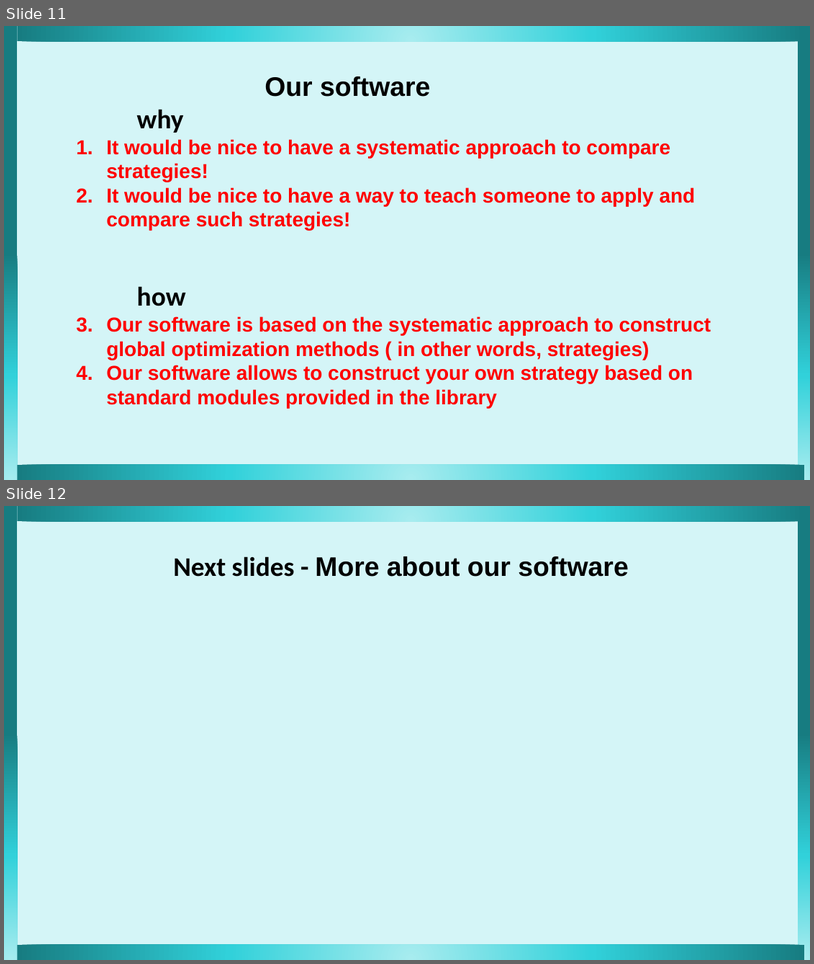
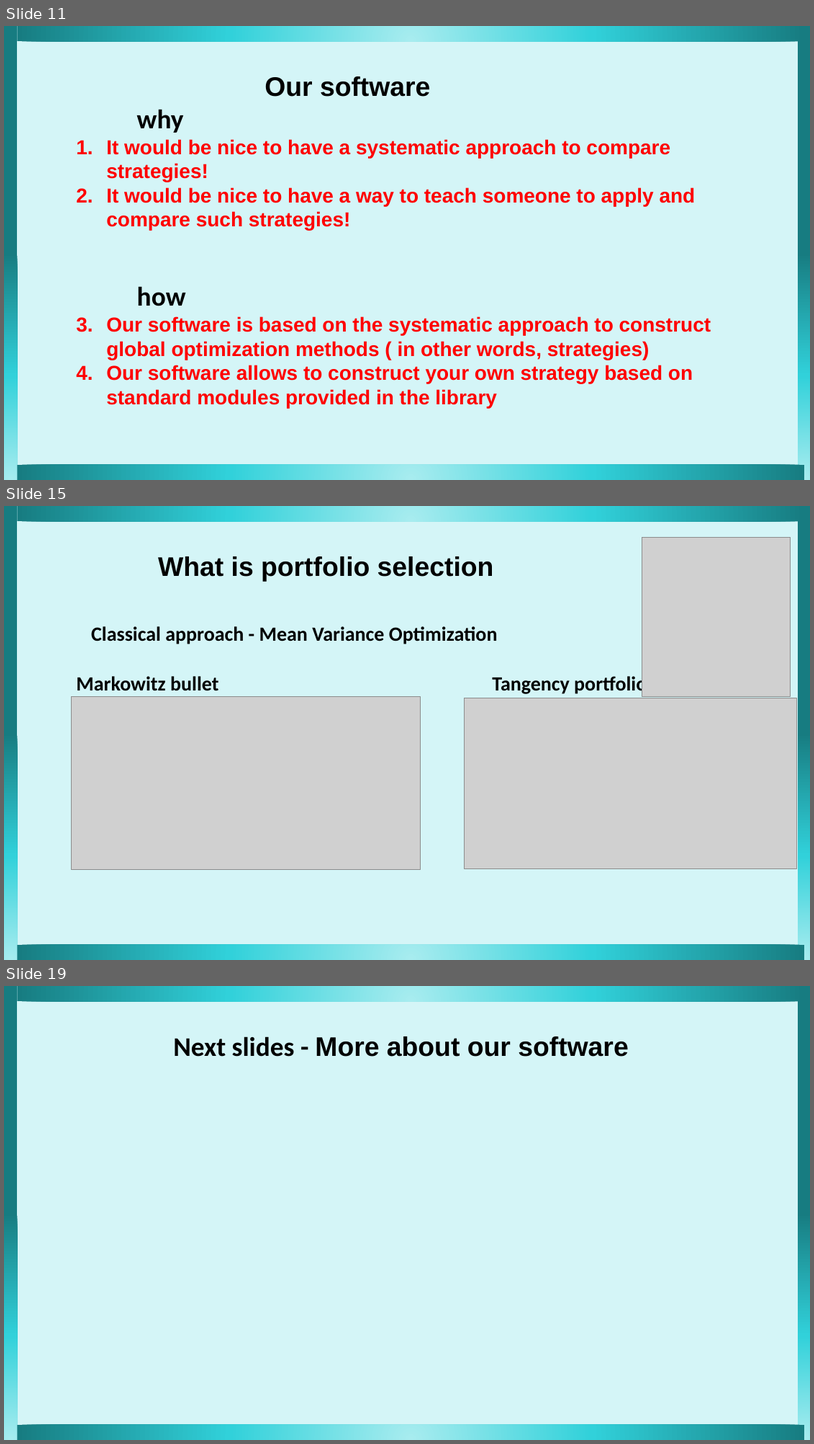
Before and after one commit to nadiakap/MinPy_edu, a slide deck: 2022-Scipy_presentation.pptx. Shown one above the other, each under a label of ours: slides 11 and 12 before the commit, slides 11, 15 and 19 after it; the slides between them are not shown. The pictures are 814x964 and 814x1444 pixels, drawn with LibreOffice and Linux fonts; fonts in the diff are those of the drawing; grey boxes stand for pictures. Boxes give left, top, right and bottom in pixels: in the first picture for what was removed or moved away, otherwise in the second. Text is boxed around its words. In the diff, an @@ line names an element or a change of style, - is before the commit and + after.

```diff
--- a/2022-Scipy_presentation.pptx
+++ b/2022-Scipy_presentation.pptx
@@ slide 15 added at bbox=[4, 506, 810, 960], background #D4F5F7 @@
@@ pentagon arrow added at bbox=[4, 506, 17, 960], fill gradient #A8ECEF to #31D1DA to #177C81 @@
@@ pentagon arrow added at bbox=[17, 506, 805, 521], fill gradient #A8ECEF to #31D1DA to #177C81 @@
@@ pentagon arrow added at bbox=[798, 506, 810, 960], fill gradient #A8ECEF to #31D1DA to #177C81 @@
@@ picture added at bbox=[642, 537, 790, 697] @@
@@ text added at bbox=[76, 556, 647, 695], 24 pt, text #000000, bold @@
+What is portfolio selection
+Classical approach - Mean Variance Optimization
+Markowitz bullet Tangency portfolio
@@ picture added at bbox=[71, 697, 421, 869] @@
@@ picture added at bbox=[465, 698, 797, 868] @@
@@ pentagon arrow added at bbox=[17, 944, 805, 960], fill gradient #A8ECEF to #31D1DA to #177C81 @@
@@ what was slide 12 is now slide 19 @@
```
Also in this commit, not shown: 8 other slides added, 1 other file.
